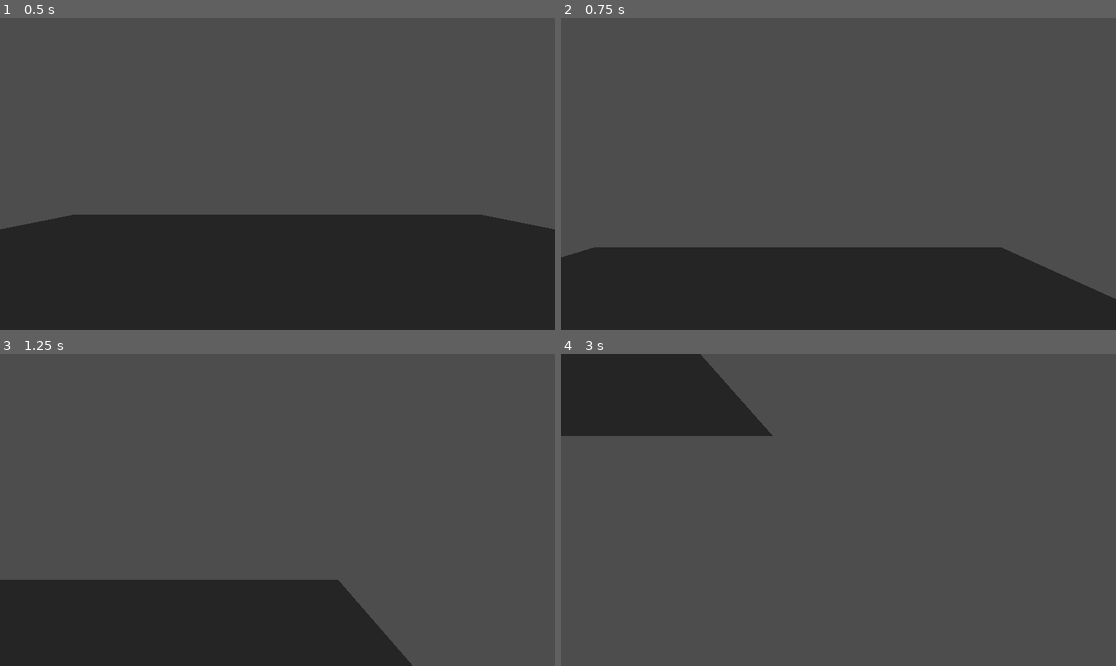
Above: before the commit, frames 1-4 (two rows, left to right).
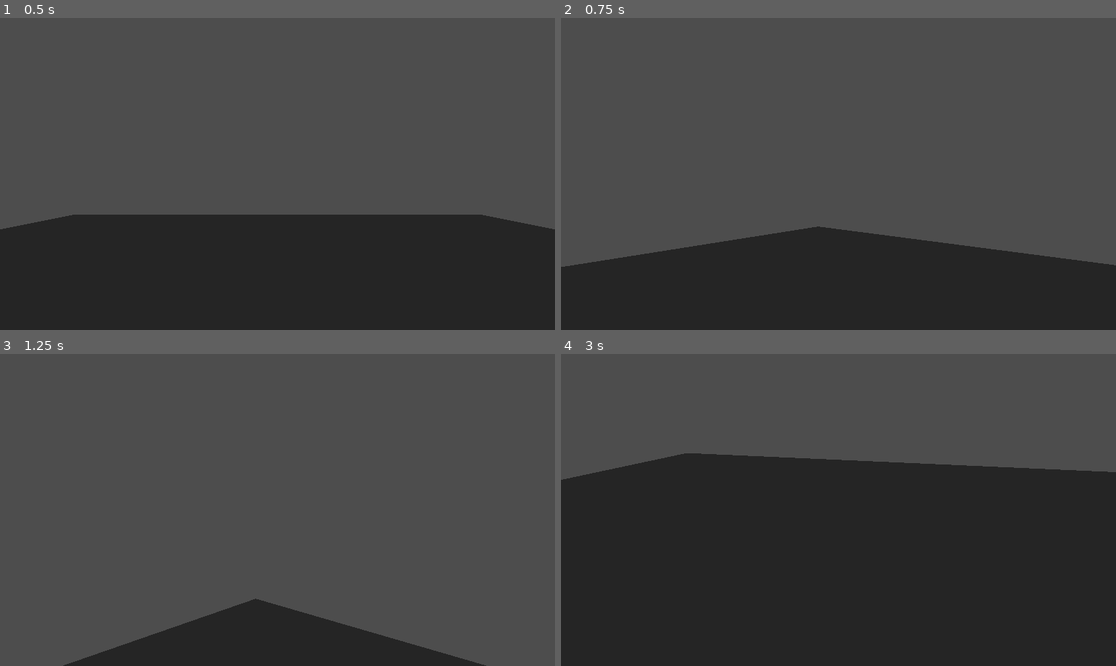
Above: after the commit, the same moments.

Repository: thedevbones/project-hillbilly
Game: Godot game, scene res://world.tscn
Same seed, same stepped clock (60 frames per second), same inputs: the game is played once before the commit and once after it. Before the commit the project has no main scene; this scene is started directly in both runs.
Inputs (mouse positions are in pixels of both pictures, inside the frame that each line leads up to):
- Up to frame 1 (0.5 s): no input
- Up to frame 2 (0.75 s): tap Enter (ui_accept) at 0.5, 0.6 s; move the mouse to (960, 158) at 0.52 s; hold Right (ui_right) from 0.53 s (still down)
- Up to frame 3 (1.25 s): keep holding Right (ui_right); tap Space (jump, bound only after the commit) at 0.77, 1.07 s; tap W (walk_foward, bound only after the commit) at 0.8 s
- Up to frame 4 (3 s): move the mouse to (727, 525) at 1.27 s; release Right (ui_right) at 1.28 s; hold Down (ui_down) 1.28-2.03 s; tap W (walk_foward, bound only after the commit) at 1.35 s; tap Space (jump, bound only after the commit) at 1.52, 1.55, 1.82, 2.1 s; move the mouse to (894, 441) at 2.02 s; hold Right (ui_right) 2.03-2.78 s; tap Enter (ui_accept) at 2.3, 2.85 s; move the mouse to (810, 572) at 2.77 s; hold Up (ui_up) from 2.78 s (still down)

Frame 1 is identical in both runs. In frame 2, 3.4% of the frame differs, in the area x 0-100%, y 66-90%; in frame 3, 12%; in frame 4, 73%, in the area x 0-100%, y 0-100%.

Commit message:
FER-27 Remapped keys and input values

Diff:
--- a/Player.gd
+++ b/Player.gd
@@ -27,12 +27,12 @@
 		velocity.y -= gravity * delta
 
 	# Handle jump.
-	if Input.is_action_just_pressed("ui_accept") and is_on_floor():
+	if Input.is_action_just_pressed("jump") and is_on_floor():
 		velocity.y = JUMP_VELOCITY
 
 	# Get the input direction and handle the movement/deceleration.
 	# As good practice, you should replace UI actions with custom gameplay actions.
-	var input_dir = Input.get_vector("ui_left", "ui_right", "ui_up", "ui_down")
+	var input_dir = Input.get_vector("walk_left", "walk_right", "walk_foward", "walk_back")
 	var direction = (transform.basis * Vector3(input_dir.x, 0, input_dir.y)).normalized()
 	if direction:
 		velocity.x = direction.x * SPEED
--- a/project.godot
+++ b/project.godot
@@ -1,7 +1,44 @@
+; Engine configuration file.
+; It's best edited using the editor UI and not directly,
+; since the parameters that go here are not all obvious.
+;
+; Format:
+;   [section] ; section goes between []
+;   param=value ; assign values to parameters
+
 config_version=5
 
 [application]
 
 config/name="Horror Game"
+run/main_scene="res://world.tscn"
 config/features=PackedStringArray("4.2", "Forward Plus")
 config/icon="res://icon.svg"
+
+[input]
+
+walk_back={
+"deadzone": 0.5,
+"events": [Object(InputEventKey,"resource_local_to_scene":false,"resource_name":"","device":-1,"window_id":0,"alt_pressed":false,"shift_pressed":false,"ctrl_pressed":false,"meta_pressed":false,"pressed":false,"keycode":0,"physical_keycode":83,"key_label":0,"unicode":115,"echo":false,"script":null)
+]
+}
+walk_foward={
+"deadzone": 0.5,
+"events": [Object(InputEventKey,"resource_local_to_scene":false,"resource_name":"","device":-1,"window_id":0,"alt_pressed":false,"shift_pressed":false,"ctrl_pressed":false,"meta_pressed":false,"pressed":false,"keycode":0,"physical_keycode":87,"key_label":0,"unicode":119,"echo":false,"script":null)
+]
+}
+walk_right={
+"deadzone": 0.5,
+"events": [Object(InputEventKey,"resource_local_to_scene":false,"resource_name":"","device":-1,"window_id":0,"alt_pressed":false,"shift_pressed":false,"ctrl_pressed":false,"meta_pressed":false,"pressed":false,"keycode":0,"physical_keycode":68,"key_label":0,"unicode":100,"echo":false,"script":null)
+]
+}
+walk_left={
+"deadzone": 0.5,
+"events": [Object(InputEventKey,"resource_local_to_scene":false,"resource_name":"","device":-1,"window_id":0,"alt_pressed":false,"shift_pressed":false,"ctrl_pressed":false,"meta_pressed":false,"pressed":false,"keycode":0,"physical_keycode":65,"key_label":0,"unicode":97,"echo":false,"script":null)
+]
+}
+jump={
+"deadzone": 0.5,
+"events": [Object(InputEventKey,"resource_local_to_scene":false,"resource_name":"","device":-1,"window_id":0,"alt_pressed":false,"shift_pressed":false,"ctrl_pressed":false,"meta_pressed":false,"pressed":false,"keycode":0,"physical_keycode":32,"key_label":0,"unicode":32,"echo":false,"script":null)
+]
+}
--- a/world.tscn
+++ b/world.tscn
@@ -1,38 +1,6 @@
 [gd_scene load_steps=5 format=3 uid="uid://dpu8u0h73r1dy"]
 
-[sub_resource type="GDScript" id="GDScript_21mun"]
-script/source = "extends CharacterBody3D
-
-
-const SPEED = 5.0
-const JUMP_VELOCITY = 4.5
-
-# Get the gravity from the project settings to be synced with RigidBody nodes.
-var gravity = ProjectSettings.get_setting(\"physics/3d/default_gravity\")
-
-
-func _physics_process(delta):
-	# Add the gravity.
-	if not is_on_floor():
-		velocity.y -= gravity * delta
-
-	# Handle jump.
-	if Input.is_action_just_pressed(\"ui_accept\") and is_on_floor():
-		velocity.y = JUMP_VELOCITY
-
-	# Get the input direction and handle the movement/deceleration.
-	# As good practice, you should replace UI actions wth custom gameplay actions.
-	var input_dir = Input.get_vector(\"ui_left\", \"ui_right\", \"ui_up\", \"ui_down\")
-	var direction = (transform.basis * Vector3(input_dir.x, 0, input_dir.y)).normalized()
-	if direction:
-		velocity.x = direction.x * SPEED
-		velocity.z = direction.z * SPEED
-	else:
-		velocity.x = move_toward(velocity.x, 0, SPEED)
-		velocity.z = move_toward(velocity.z, 0, SPEED)
-
-	move_and_slide()
-"
+[ext_resource type="Script" path="res://Player.gd" id="1_1ouke"]
 
 [sub_resource type="CapsuleShape3D" id="CapsuleShape3D_hnuiv"]
 
@@ -44,7 +12,7 @@
 
 [node name="Player" type="CharacterBody3D" parent="."]
 transform = Transform3D(1, 0, 0, 0, 1, 0, 0, 0, 1, 0, 1, 0)
-script = SubResource("GDScript_21mun")
+script = ExtResource("1_1ouke")
 
 [node name="Camera3D" type="Camera3D" parent="Player"]
 
